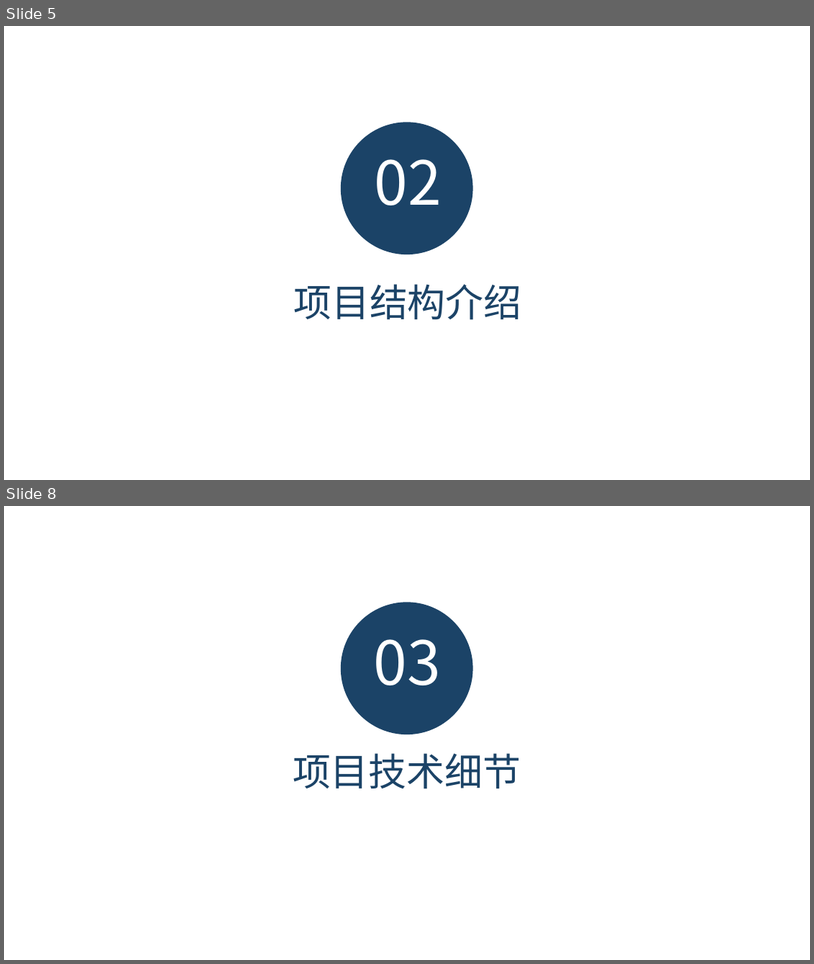
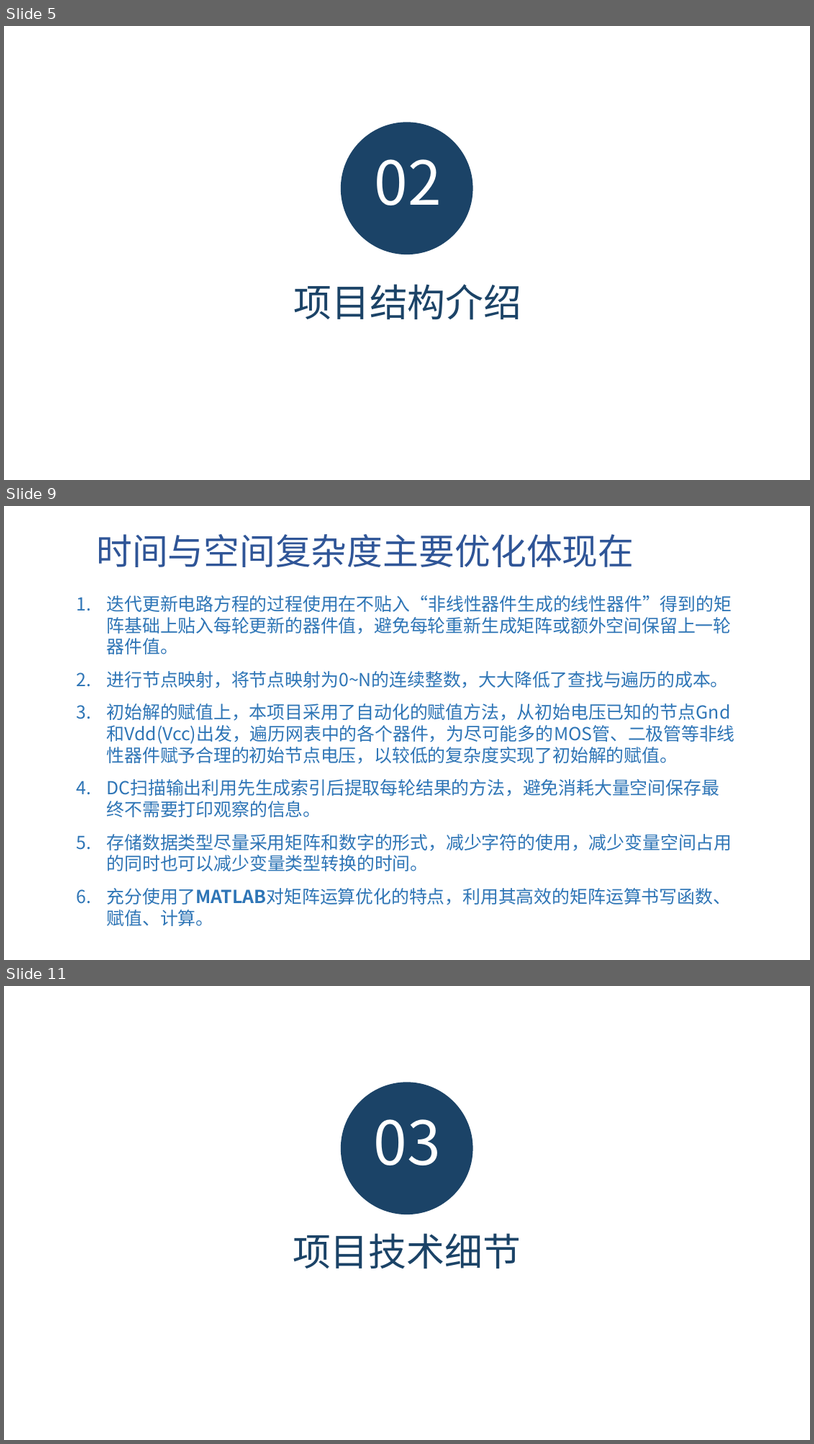
Before and after one commit to shifengzhicheng/FUDAN_ANALOG_EDA_MATLAB_SPICE, a slide deck: 基于MATLAB实现的模拟电路SPICE工具.pptx. Shown one above the other, each under a label of ours: slides 5 and 8 before the commit, slides 5, 9 and 11 after it; the slides between them are not shown. The pictures are 814x964 and 814x1444 pixels, drawn with LibreOffice and Linux fonts; fonts in the diff are those of the drawing; background and template pictures are left out. Boxes give left, top, right and bottom in pixels: in the first picture for what was removed or moved away, otherwise in the second. Text is boxed around its words. In the diff, an @@ line names an element or a change of style, - is before the commit and + after.

Commit message:
更新零极点分析

```diff
--- a/基于MATLAB实现的模拟电路SPICE工具.pptx
+++ b/基于MATLAB实现的模拟电路SPICE工具.pptx
@@ slide 9 added at (x1=4, y1=506, x2=810, y2=960), background picture (left out) @@
@@ text added at (x1=96, y1=534, x2=634, y2=567), 32 pt, text #2F5597 @@
+时间与空间复杂度主要优化体现在
@@ text added at (x1=107, y1=595, x2=736, y2=926), 16 pt, text #2E75B6 @@
+1. 迭代更新电路方程的过程使用在不贴入“非线性器件生成的线性器件”得到的矩阵基础上贴入每轮更新的器件值，避免每轮重新生成矩阵或额外空间保留上一轮器件值。
+2. 进行节点映射，将节点映射为0~N的连续整数，大大降低了查找与遍历的成本。
+3. 初始解的赋值上，本项目采用了自动化的赋值方法，从初始电压已知的节点Gnd和Vdd(Vcc)出发，遍历网表中的各个器件，为尽可能多的MOS管、二极管等非线性器件赋予合理的初始节点电压，以较低的复杂度实现了初始解的赋值。
+4. DC扫描输出利用先生成索引后提取每轮结果的方法，避免消耗大量空间保存最终不需要打印观察的信息。
+5. 存储数据类型尽量采用矩阵和数字的形式，减少字符的使用，减少变量空间占用的同时也可以减少变量类型转换的时间。
+6. 充分使用了MATLAB对矩阵运算优化的特点，利用其高效的矩阵运算书写函数、赋值、计算。
@@ what was slide 8 is now slide 11 @@
```
Also in this commit, not shown: 11 slides changed, 3 other slides added, 4 slides removed, 6 other files.
